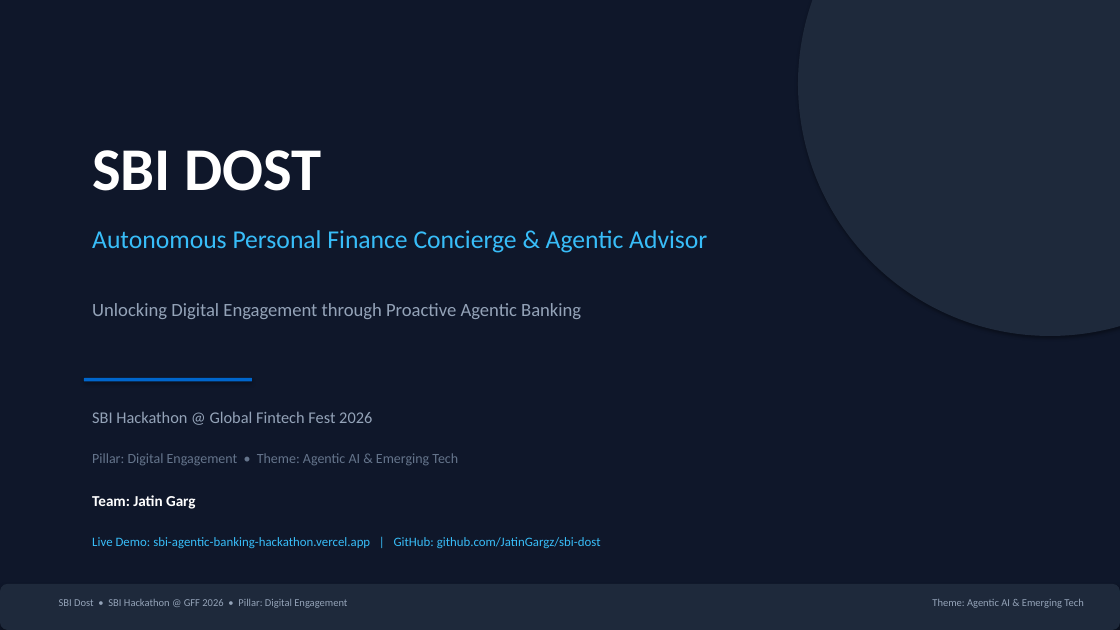
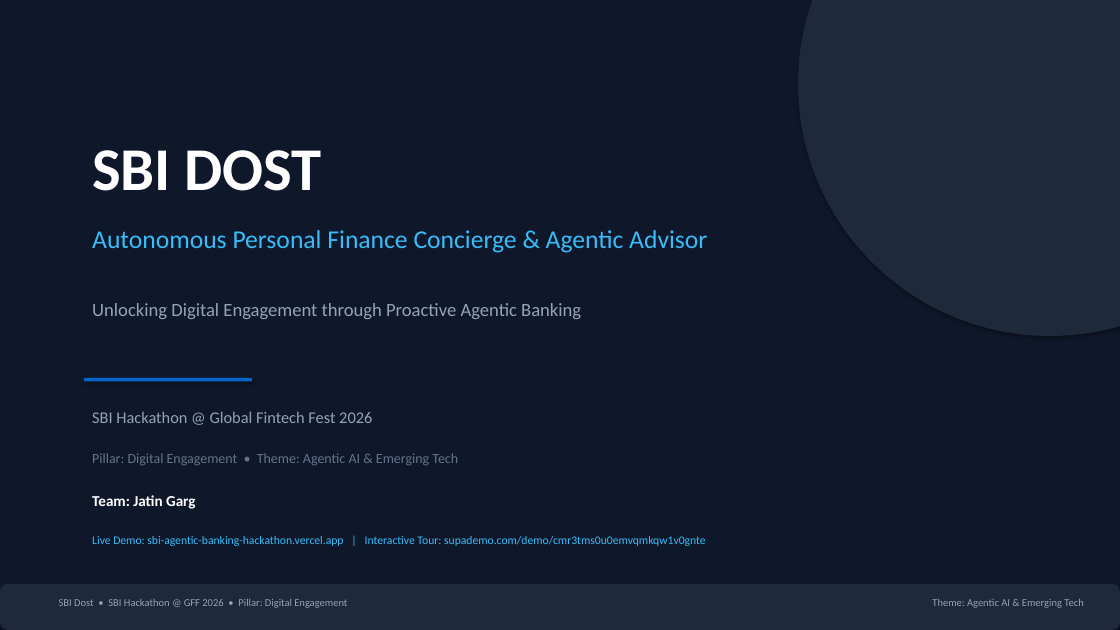
Before and after one commit to JatinGargz/sbi-dost, a slide deck: slide 1 of SBI_Dost_Idea_Deck.pptx. Drawn at 1120x630 pixels with LibreOffice and Linux fonts; fonts in the diff are those of the drawing. Boxes give left, top, right and bottom in pixels: in the first picture for what was removed or moved away, otherwise in the second. Text is boxed around its words. In the diff, an @@ line names an element or a change of style, - is before the commit and + after.

Commit message:
Add Supademo interactive walkthrough link to proposal and slides

```diff
--- a/SBI_Dost_Idea_Deck.pptx
+++ b/SBI_Dost_Idea_Deck.pptx
@@ text at (92, 536, 706, 546): text changed; size 11 to 10 pt @@
-Live Demo: sbi-agentic-banking-hackathon.vercel.app | GitHub: github.com/JatinGargz/sbi-dost
+Live Demo: sbi-agentic-banking-hackathon.vercel.app | Interactive Tour: supademo.com/demo/cmr3tms0u0emvqmkqw1v0gnte
```
Also in this commit, not shown: 2 other slides changed, 2 other files.
